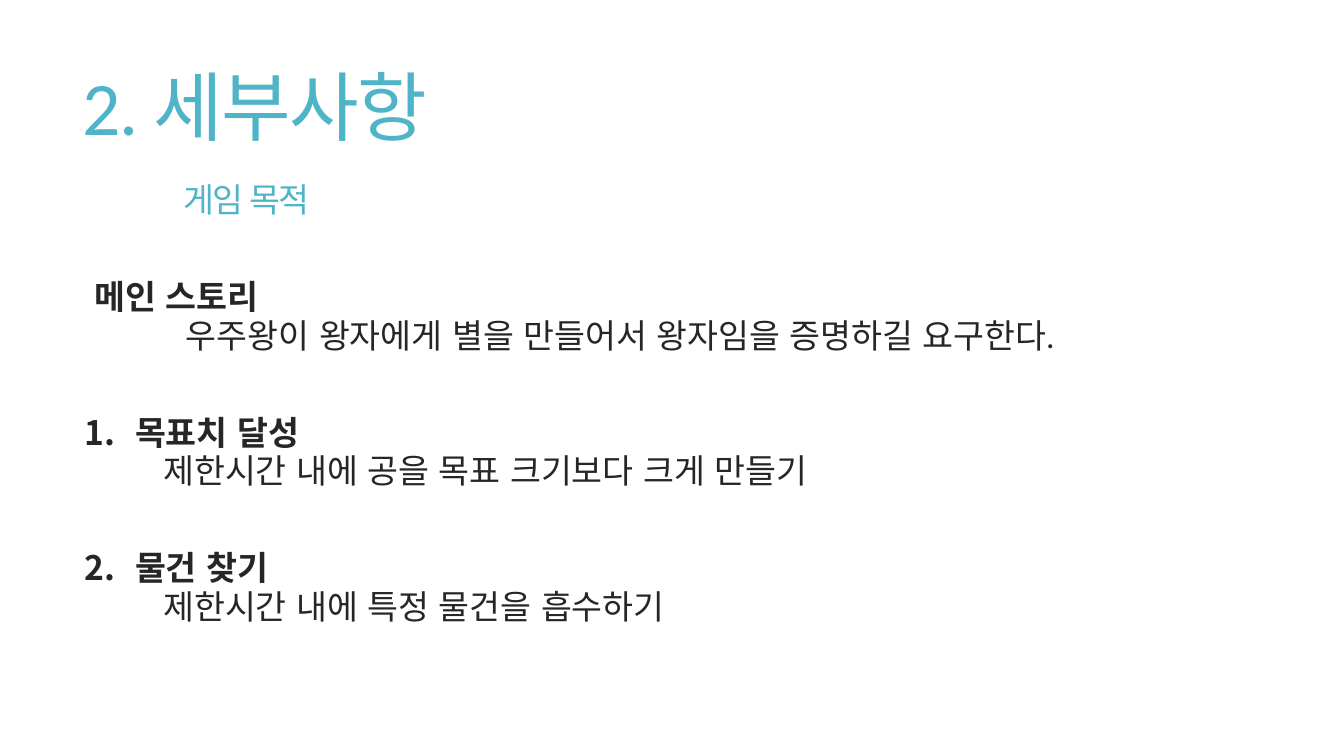
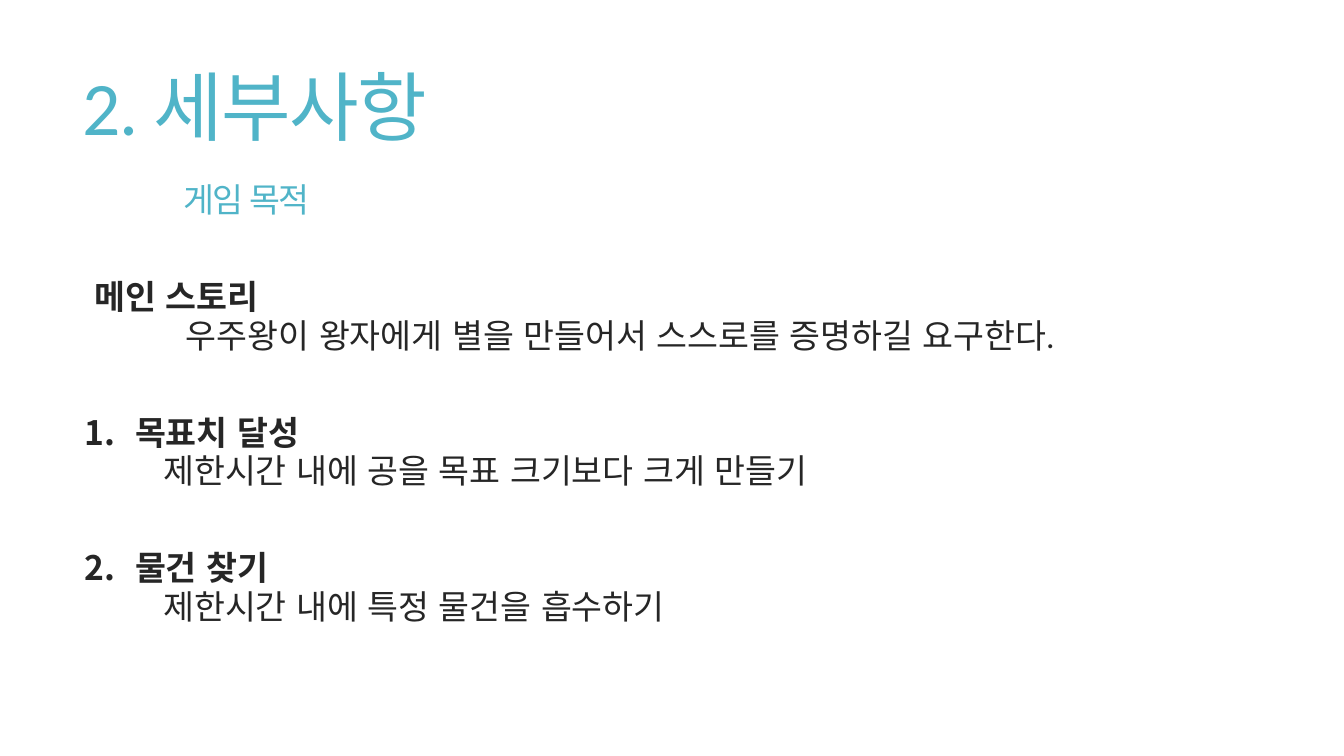
Before and after one commit to Niiok/inha_2021, a slide deck: slide 7 of RollBall/roll_ball.pptx. Drawn at 1344x756 pixels with LibreOffice and Linux fonts; fonts in the diff are those of the drawing. Boxes give left, top, right and bottom in pixels: in the first picture for what was removed or moved away, otherwise in the second. Text is boxed around its words. In the diff, an @@ line names an element or a change of style, - is before the commit and + after.

```diff
--- a/RollBall/roll_ball.pptx
+++ b/RollBall/roll_ball.pptx
@@ text at box(186, 320, 1055, 351): text changed @@
-  우주왕이 왕자에게 별을 만들어서 왕자임을 증명하길 요구한다.
+  우주왕이 왕자에게 별을 만들어서 스스로를 증명하길 요구한다.
```
Also in this commit, not shown: 5 other slides changed.
